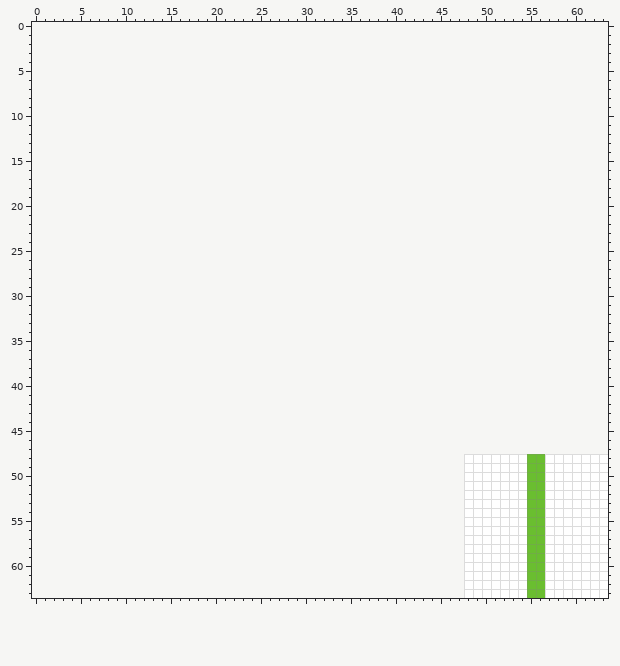
Two versions of one pixel-art file, Assets/Sprites/Map/Level1.aseprite. The first picture shows the starting point.
16x16 pixels, 1 frame. The old version is drawn lined up with the new one, on the new canvas.
After the commit:
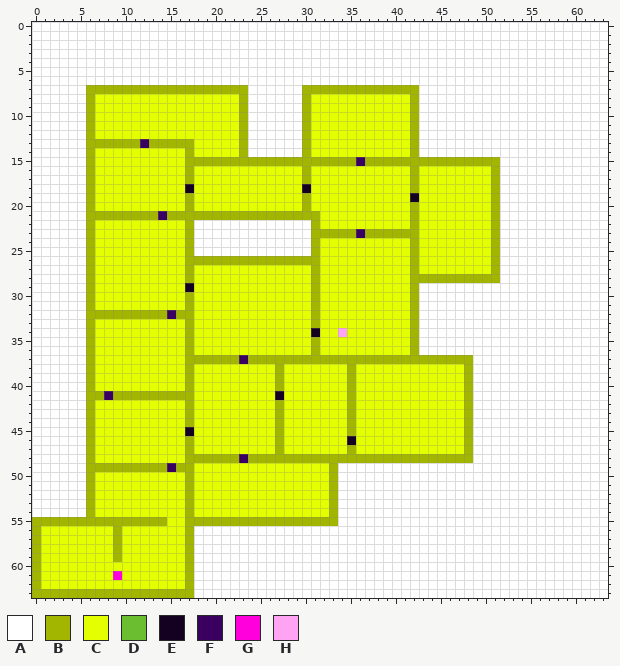
Palette (. is transparent): A #ffffff  B #a2b600  C #e3ff00  D #6abe30  E #140021  F #3a005f  G #ff00dd  H #ffa3f3
What changed:
canvas 16x16 -> 64x64, the old top-left corner now at 48,48
Changed rows in their new state; - is an unchanged pixel.
first column x 0:
 0 AAAAAAAAAAAAAAAAAAAAAAAAAAAAAAAAAAAAAAAAAAAAAAAAAAAAAAAAAAAAAAAA
 1 AAAAAAAAAAAAAAAAAAAAAAAAAAAAAAAAAAAAAAAAAAAAAAAAAAAAAAAAAAAAAAAA
 2 AAAAAAAAAAAAAAAAAAAAAAAAAAAAAAAAAAAAAAAAAAAAAAAAAAAAAAAAAAAAAAAA
 3 AAAAAAAAAAAAAAAAAAAAAAAAAAAAAAAAAAAAAAAAAAAAAAAAAAAAAAAAAAAAAAAA
 4 AAAAAAAAAAAAAAAAAAAAAAAAAAAAAAAAAAAAAAAAAAAAAAAAAAAAAAAAAAAAAAAA
 5 AAAAAAAAAAAAAAAAAAAAAAAAAAAAAAAAAAAAAAAAAAAAAAAAAAAAAAAAAAAAAAAA
 6 AAAAAAAAAAAAAAAAAAAAAAAAAAAAAAAAAAAAAAAAAAAAAAAAAAAAAAAAAAAAAAAA
 7 AAAAAABBBBBBBBBBBBBBBBBBAAAAAABBBBBBBBBBBBBAAAAAAAAAAAAAAAAAAAAA
 8 AAAAAABCCCCCCCCCCCCCCCCBAAAAAABCCCCCCCCCCCBAAAAAAAAAAAAAAAAAAAAA
 9 AAAAAABCCCCCCCCCCCCCCCCBAAAAAABCCCCCCCCCCCBAAAAAAAAAAAAAAAAAAAAA
10 AAAAAABCCCCCCCCCCCCCCCCBAAAAAABCCCCCCCCCCCBAAAAAAAAAAAAAAAAAAAAA
11 AAAAAABCCCCCCCCCCCCCCCCBAAAAAABCCCCCCCCCCCBAAAAAAAAAAAAAAAAAAAAA
12 AAAAAABCCCCCCCCCCCCCCCCBAAAAAABCCCCCCCCCCCBAAAAAAAAAAAAAAAAAAAAA
13 AAAAAABBBBBBFBBBBBCCCCCBAAAAAABCCCCCCCCCCCBAAAAAAAAAAAAAAAAAAAAA
14 AAAAAABCCCCCCCCCCBCCCCCBAAAAAABCCCCCCCCCCCBAAAAAAAAAAAAAAAAAAAAA
15 AAAAAABCCCCCCCCCCBBBBBBBBBBBBBBBBBBBFBBBBBBBBBBBBBBBAAAAAAAAAAAA
16 AAAAAABCCCCCCCCCCBCCCCCCCCCCCCBCCCCCCCCCCCBCCCCCCCCBAAAAAAAAAAAA
17 AAAAAABCCCCCCCCCCBCCCCCCCCCCCCBCCCCCCCCCCCBCCCCCCCCBAAAAAAAAAAAA
18 AAAAAABCCCCCCCCCCECCCCCCCCCCCCECCCCCCCCCCCBCCCCCCCCBAAAAAAAAAAAA
19 AAAAAABCCCCCCCCCCBCCCCCCCCCCCCBCCCCCCCCCCCECCCCCCCCBAAAAAAAAAAAA
20 AAAAAABCCCCCCCCCCBCCCCCCCCCCCCBCCCCCCCCCCCBCCCCCCCCBAAAAAAAAAAAA
21 AAAAAABBBBBBBBFBBBBBBBBBBBBBBBBBCCCCCCCCCCBCCCCCCCCBAAAAAAAAAAAA
22 AAAAAABCCCCCCCCCCBAAAAAAAAAAAAABCCCCCCCCCCBCCCCCCCCBAAAAAAAAAAAA
23 AAAAAABCCCCCCCCCCBAAAAAAAAAAAAABBBBBFBBBBBBCCCCCCCCBAAAAAAAAAAAA
24 AAAAAABCCCCCCCCCCBAAAAAAAAAAAAABCCCCCCCCCCBCCCCCCCCBAAAAAAAAAAAA
25 AAAAAABCCCCCCCCCCBAAAAAAAAAAAAABCCCCCCCCCCBCCCCCCCCBAAAAAAAAAAAA
26 AAAAAABCCCCCCCCCCBBBBBBBBBBBBBBBCCCCCCCCCCBCCCCCCCCBAAAAAAAAAAAA
27 AAAAAABCCCCCCCCCCBCCCCCCCCCCCCCBCCCCCCCCCCBCCCCCCCCBAAAAAAAAAAAA
28 AAAAAABCCCCCCCCCCBCCCCCCCCCCCCCBCCCCCCCCCCBBBBBBBBBBAAAAAAAAAAAA
29 AAAAAABCCCCCCCCCCECCCCCCCCCCCCCBCCCCCCCCCCBAAAAAAAAAAAAAAAAAAAAA
30 AAAAAABCCCCCCCCCCBCCCCCCCCCCCCCBCCCCCCCCCCBAAAAAAAAAAAAAAAAAAAAA
31 AAAAAABCCCCCCCCCCBCCCCCCCCCCCCCBCCCCCCCCCCBAAAAAAAAAAAAAAAAAAAAA
32 AAAAAABBBBBBBBBFBBCCCCCCCCCCCCCBCCCCCCCCCCBAAAAAAAAAAAAAAAAAAAAA
33 AAAAAABCCCCCCCCCCBCCCCCCCCCCCCCBCCCCCCCCCCBAAAAAAAAAAAAAAAAAAAAA
34 AAAAAABCCCCCCCCCCBCCCCCCCCCCCCCECCHCCCCCCCBAAAAAAAAAAAAAAAAAAAAA
35 AAAAAABCCCCCCCCCCBCCCCCCCCCCCCCBCCCCCCCCCCBAAAAAAAAAAAAAAAAAAAAA
36 AAAAAABCCCCCCCCCCBCCCCCCCCCCCCCBCCCCCCCCCCBAAAAAAAAAAAAAAAAAAAAA
37 AAAAAABCCCCCCCCCCBBBBBBFBBBBBBBBBBBBBBBBBBBBBBBBBAAAAAAAAAAAAAAA
38 AAAAAABCCCCCCCCCCBCCCCCCCCCBCCCCCCCBCCCCCCCCCCCCBAAAAAAAAAAAAAAA
39 AAAAAABCCCCCCCCCCBCCCCCCCCCBCCCCCCCBCCCCCCCCCCCCBAAAAAAAAAAAAAAA
40 AAAAAABCCCCCCCCCCBCCCCCCCCCBCCCCCCCBCCCCCCCCCCCCBAAAAAAAAAAAAAAA
41 AAAAAABBFBBBBBBBBBCCCCCCCCCECCCCCCCBCCCCCCCCCCCCBAAAAAAAAAAAAAAA
42 AAAAAABCCCCCCCCCCBCCCCCCCCCBCCCCCCCBCCCCCCCCCCCCBAAAAAAAAAAAAAAA
43 AAAAAABCCCCCCCCCCBCCCCCCCCCBCCCCCCCBCCCCCCCCCCCCBAAAAAAAAAAAAAAA
44 AAAAAABCCCCCCCCCCBCCCCCCCCCBCCCCCCCBCCCCCCCCCCCCBAAAAAAAAAAAAAAA
45 AAAAAABCCCCCCCCCCECCCCCCCCCBCCCCCCCBCCCCCCCCCCCCBAAAAAAAAAAAAAAA
46 AAAAAABCCCCCCCCCCBCCCCCCCCCBCCCCCCCECCCCCCCCCCCCBAAAAAAAAAAAAAAA
47 AAAAAABCCCCCCCCCCBCCCCCCCCCBCCCCCCCBCCCCCCCCCCCCBAAAAAAAAAAAAAAA
48 AAAAAABCCCCCCCCCCBBBBBBFBBBBBBBBBBBBBBBBBBBBBBBBB------AA-------
49 AAAAAABBBBBBBBBFBBCCCCCCCCCCCCCCCBAAAAAAAAAAAAAA-------AA-------
50 AAAAAABCCCCCCCCCCBCCCCCCCCCCCCCCCBAAAAAAAAAAAAAA-------AA-------
51 AAAAAABCCCCCCCCCCBCCCCCCCCCCCCCCCBAAAAAAAAAAAAAA-------AA-------
52 AAAAAABCCCCCCCCCCBCCCCCCCCCCCCCCCBAAAAAAAAAAAAAA-------AA-------
53 AAAAAABCCCCCCCCCCBCCCCCCCCCCCCCCCBAAAAAAAAAAAAAA-------AA-------
54 AAAAAABCCCCCCCCCCBCCCCCCCCCCCCCCCBAAAAAAAAAAAAAA-------AA-------
55 BBBBBBBBBBBBBBBCCBBBBBBBBBBBBBBBBBAAAAAAAAAAAAAA-------AA-------
56 BCCCCCCCCBCCCCCCCBAAAAAAAAAAAAAAAAAAAAAAAAAAAAAA-------AA-------
57 BCCCCCCCCBCCCCCCCBAAAAAAAAAAAAAAAAAAAAAAAAAAAAAA-------AA-------
58 BCCCCCCCCBCCCCCCCBAAAAAAAAAAAAAAAAAAAAAAAAAAAAAA-------AA-------
59 BCCCCCCCCBCCCCCCCBAAAAAAAAAAAAAAAAAAAAAAAAAAAAAA-------AA-------
60 BCCCCCCCCCCCCCCCCBAAAAAAAAAAAAAAAAAAAAAAAAAAAAAA-------AA-------
61 BCCCCCCCCGCCCCCCCBAAAAAAAAAAAAAAAAAAAAAAAAAAAAAA-------AA-------
62 BCCCCCCCCCCCCCCCCBAAAAAAAAAAAAAAAAAAAAAAAAAAAAAA-------AA-------
63 BBBBBBBBBBBBBBBBBBAAAAAAAAAAAAAAAAAAAAAAAAAAAAAA-------AA-------
Changed places in both pictures, as pixel boxes (x1, y1, x2, y2):
changed: (32, 22, 608, 598)
